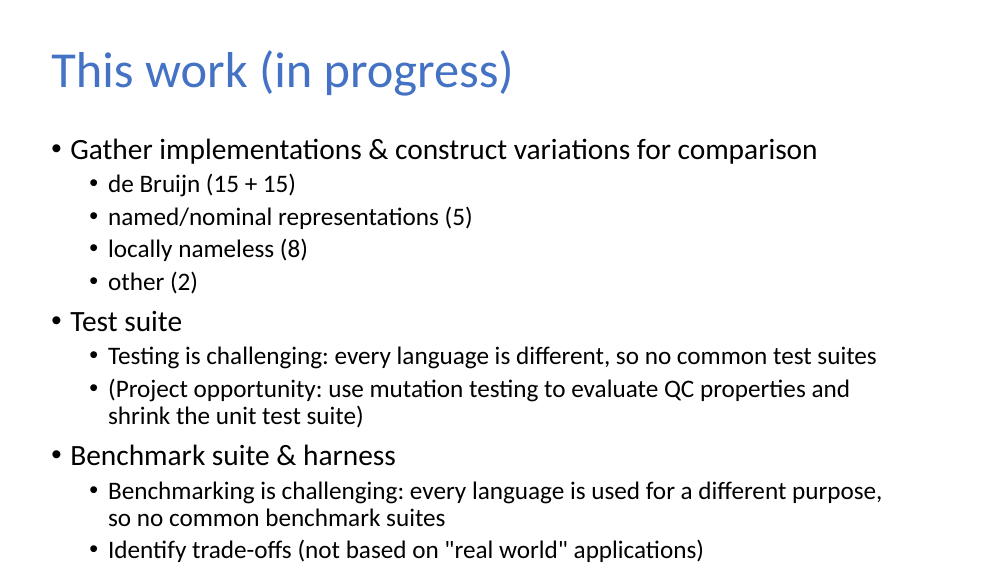
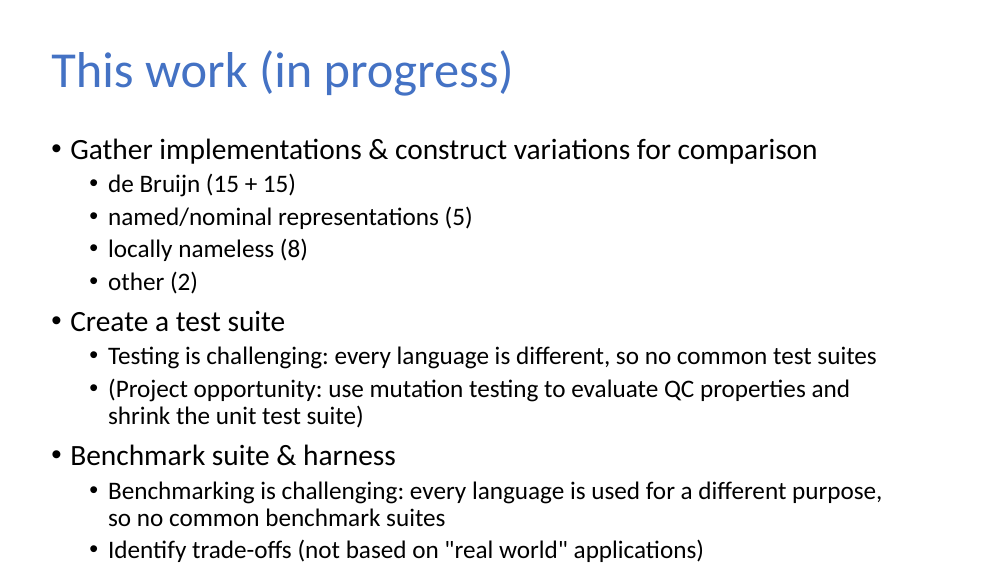
Before and after one commit to sweirich/lambda-n-ways, a slide deck: slide 8 of plclub-2021.pptx. Drawn at 1008x567 pixels with LibreOffice and Linux fonts; fonts in the diff are those of the drawing. Boxes give left, top, right and bottom in pixels: in the first picture for what was removed or moved away, otherwise in the second. Text is boxed around its words. In the diff, an @@ line names an element or a change of style, - is before the commit and + after.

```diff
--- a/plclub-2021.pptx
+++ b/plclub-2021.pptx
@@ text at (70,310,286,332): text changed @@
-• Test suite
+• Create a test suite
```
Also in this commit, not shown: 10 other slides changed, 7 other files.
